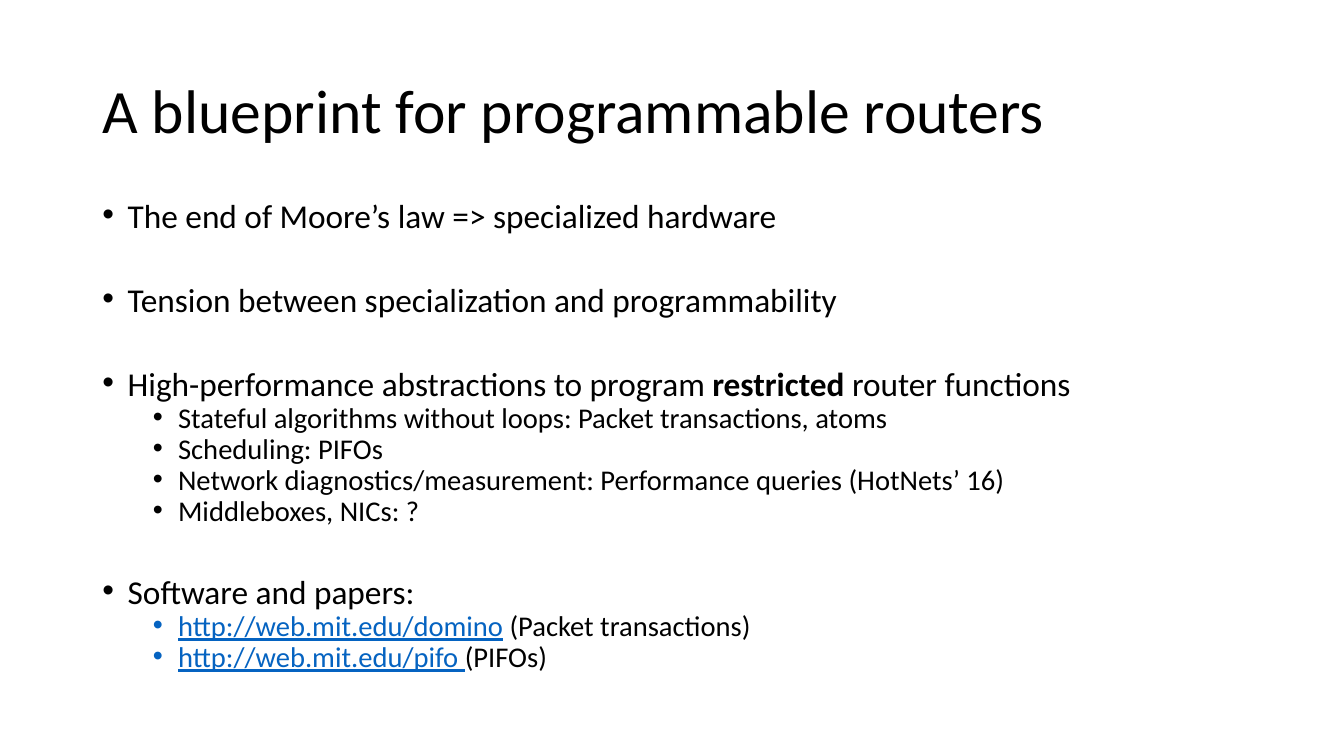
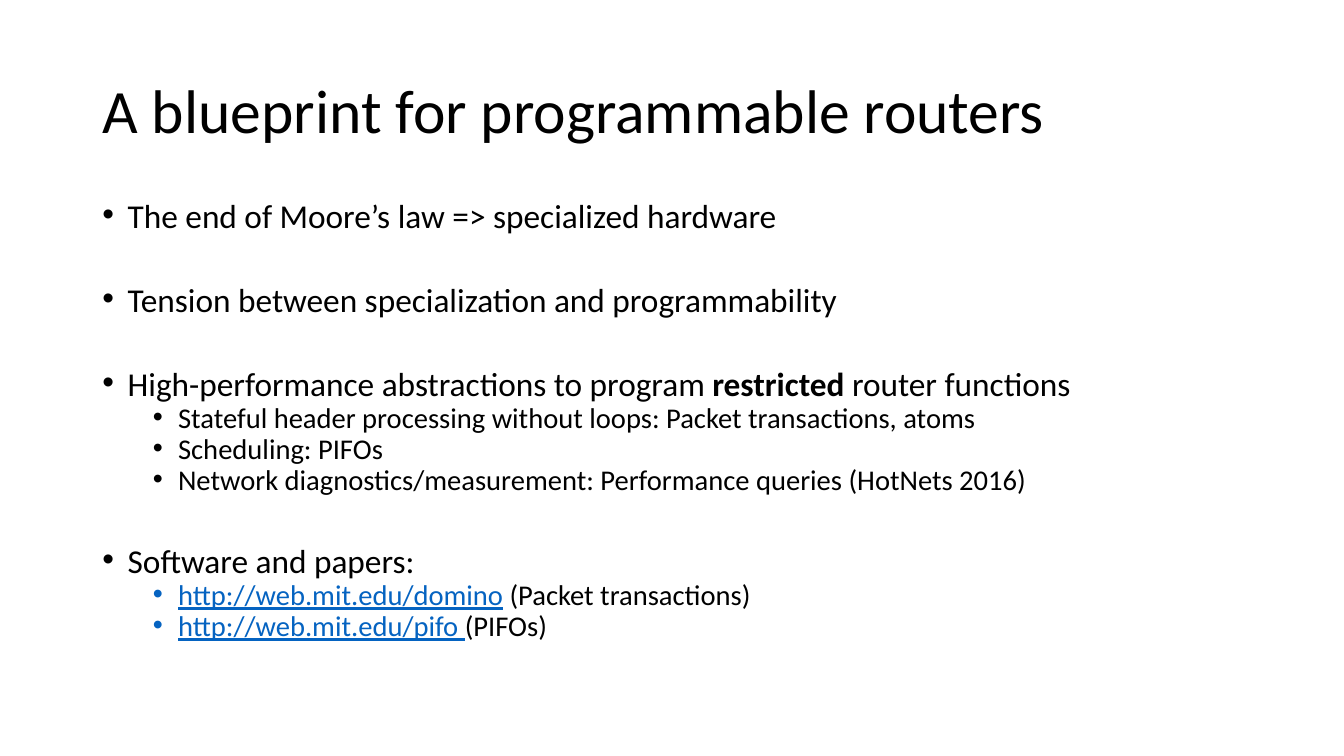
Before and after one commit to anirudhSK/pifo-domino-marple-ppts, a slide deck: slide 50 of combined_domino_pifo.pptx. Drawn at 1344x756 pixels with LibreOffice and Linux fonts; fonts in the diff are those of the drawing. Boxes give left, top, right and bottom in pixels: in the first picture for what was removed or moved away, otherwise in the second. Text is boxed around its words. In the diff, an @@ line names an element or a change of style, - is before the commit and + after.

```diff
--- a/combined_domino_pifo.pptx
+++ b/combined_domino_pifo.pptx
@@ text at (178, 408, 975, 433): text changed @@
-  • Stateful algorithms without loops: Packet transactions, atoms
+  • Stateful header processing without loops: Packet transactions, atoms
@@ text at (178, 469, 1025, 495): text changed @@
-  • Network diagnostics/measurement: Performance queries (HotNets’ 16)
-  • Middleboxes, NICs: ?
+  • Network diagnostics/measurement: Performance queries (HotNets 2016)
```
Also in this commit, not shown: 4 other slides changed.
